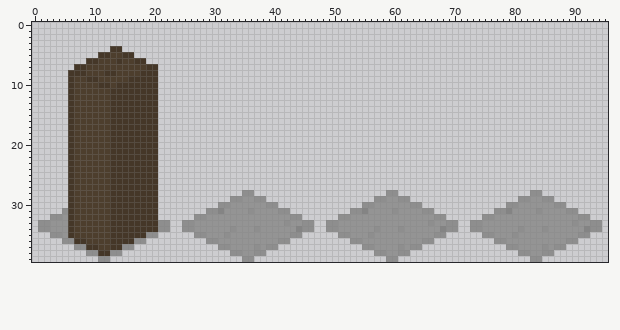
Sprite sheet, stored at tex/dwalls.png. This is how it looked before the edit.
The file is 96x40 pixels. Colours within 5 levels of each other are drawn and written as one.
After the commit:
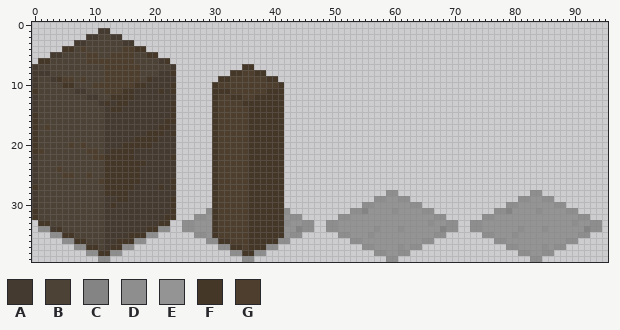
Palette (. is transparent): A #453a2f  B #4d4236  C #848484  D #8e8e8e  E #949494  F #453728  G #4d3e2d
Log entry: dwalls get texture fixed a log bug
The exact change:
Changed rows in their new state; - is an unchanged pixel.
first column x 0:
 1 -----------AA-----------------------------
 2 ---------AABBAA---------------------------
 3 -------AABBBBBBAA-------------------------
 4 -----FFBGBBBBBBGGFF-----------------------
 5 ---AABBBBGGBB--GGBBFF---------------------
 6 -FFBBBBBBGG---G--BBBBAF-------------------
 7 ABBBBBBBBBBB------BBBBBA-----------FF-----
 8 AAABBBBBBBBBGG----BBBAAF---------FFGGFF---
 9 ABBAFGGB-BBB----GGB-AAAA-------FFGGGGGGFF-
10 ABBBBF-BBB-GG-GGG--AAAAF------FGGGGGGGGGGF
11 FBBBBBBAABBB-GG--AAAAFAF------FFFGGGGGGFFF
12 ABBBBBBBBAABB----AAAAAAA------FGGFFGGFFFFF
13 ABBBBBBBBBBAFA--AAAAAAAF------FGGGGFFFFFFF
14 ABBBBBBBBBBBA--AAAAAAAAF------FGGGGGFFFFFF
15 FBBBBBBBBBBBAAAAAAAAAAAF------FGGGGGFFFFFF
16 FBBBBBBBBBBBAAAAAAAAAAFF------FGGGGGFFFFFF
17 FBGBBBBBBBBBAAAAAAAAAFFA------FGGGGGFFFFFF
18 FBBBBBBBBBBBAAAAAAA--FAF------FGGGGGFFFFFF
19 FBBBBBBBBBBBAAAAA----AAA------FGGGGGFFFFFF
20 FBBBBBGB-BBBAAA-----AAAA------FGGGGGFFFFFF
21 FGBBBBBBB--BA----AAAAAAA------FGGGGGFFFFFF
22 ABBBBBBBBB--F----AAAAAAF------FGGGGGFFFFFF
23 ABBBBBBBBBBBF------AAAAA------FGGGGGFFFFFF
24 ABBBGBBBBBBBF-----AAAAAA------FGGGGGFFFFFF
25 ABBBBGGBB-BBF-----AAAAAA------FGGGGGFFFFFF
26 ABBBBBBBBBB-F-----AAAAAF------FGGGGGFFFFFF
27 FBBBBBBBBBBBF----AAAAFAF------FGGGGGFFFFFF
28 ABBBBBBBBBBBF---AAAAAAAA------FGGGGGFFFFFF
29 ABBBBBBBBBBBAA--AAAAAAAF------FGGGGGFFFFFF
30 ABBBBBBBBBBBA-AAAAAAAAAF------FGGGGGFFFFFF
31 FBBBBBBBBBBBAAAAAAAAAAAF------FGGGGGFFFFFF
32 FBBBBBBBBBBBAAAAAAAAAAFF------FGGGGGFFFFFF
33 -FFBBBBBBBBBAAAAAAAAAFF-------FGGGGGFFFFFF
34 ---AFBBBBBBBAAAAAAA-----------FGGGGGFFFFFF
35 -----F-BBBBBAAAA--------------FGGGGGFFFFFF
36 ---------BBBAA-----------------FFGGGFFFFF-
37 -----------BA--------------------FFGFFF---
38 -----------------------------------FF-----
Changed places in both pictures, as pixel boxes (x1, y1, x2, y2):
changed: (32, 28, 176, 250)
changed: (212, 64, 284, 256)
